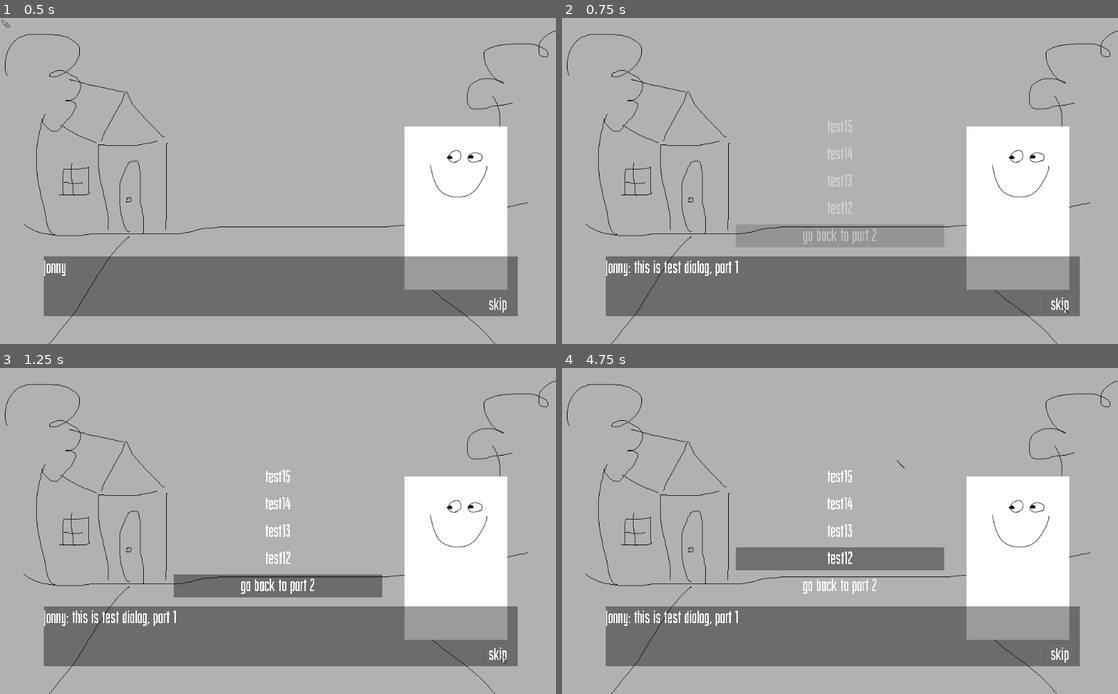
Above: before the commit, frames 1-4 (two rows, left to right).
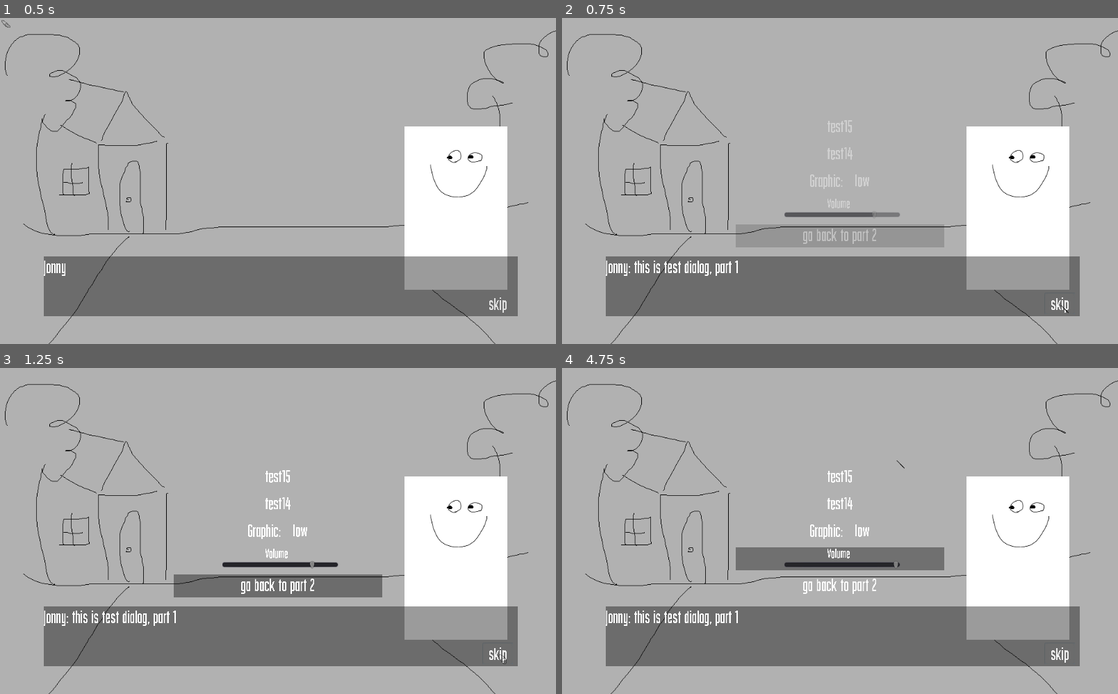
Above: after the commit, the same moments.

Repository: Galomortal47/VIsual-Novel
Game: Godot game, scene res://Dialog_System.tscn
Two runs of this game, one before a commit and one after it. Both use one fixed random seed, a clock stepped at 60 frames per second and the inputs below. The project has no main scene, so this scene is started directly.
Inputs (mouse positions are in pixels of both pictures, inside the frame that each line leads up to):
- Up to frame 1 (0.5 s): no input
- Up to frame 2 (0.75 s): click "skip" at 0.5 s
- Up to frame 3 (1.25 s): no input
- Up to frame 4 (4.75 s): click (840, 586) at 1.27 s; click "skip" at 2 s; tap Enter (ui_accept) at 2.75, 3.02, 3.5, 3.77, 4.25 s; move the mouse to (962, 514) at 2.77 s; hold Right (ui_right) 2.78-3.53 s; move the mouse to (728, 547) at 3.52 s; hold Down (ui_down) 3.53-4.28 s; move the mouse to (895, 459) at 4.27 s; hold Right (ui_right) from 4.28 s (still down)

Frame 1 is identical in both runs. In frame 2, 0.6% of the frame differs, in the area x 40-61%, y 47-62%; in frame 3, 0.6%; in frame 4, 0.6%.

Commit message:
Added graphic and sound opts

Diff:
--- a/Dialog_System.tscn
+++ b/Dialog_System.tscn
@@ -60,8 +60,8 @@
 		'voce_pitch' : 0.7,
 		'options': [
 		{'text':'go back to part 2','command':{'type': 'next', 'args': 'part2',},'type' : 'Opt1'},
-		{'text':'test12','command':{'type': 'null', 'args': 'null',},'type' : 'Opt1'},
-		{'text':'test13','command':{'type': 'null', 'args': 'null',},'type' : 'Opt1'},
+		{'text':'Volume','command':{'type': 'null', 'args': 'null',},'type' : 'Sound/OptSound'},
+		{'text':'Graphic:','command':{'type': 'null', 'args': 'null',},'type' : 'Graphic/OptGraphic'},
 		{'text':'test14','command':{'type': 'null', 'args': 'null',},'type' : 'Opt1'},
 		{'text':'test15','command':{'type': 'null', 'args': 'null',},'type' : 'Opt1'}
 		]
--- /dev/null
+++ b/Graphic/OptGraphic.tscn
@@ -0,0 +1,117 @@
+[gd_scene load_steps=7 format=2]
+
+[ext_resource path="res://Dialog_System.tres" type="DynamicFont" id=1]
+[ext_resource path="res://optbutton.gd" type="Script" id=2]
+[ext_resource path="res://Graphic/graphics.gd" type="Script" id=3]
+[ext_resource path="res://vida.png" type="Texture" id=4]
+
+[sub_resource type="Animation" id=1]
+resource_name = "Close"
+length = 99.0
+tracks/0/type = "value"
+tracks/0/path = NodePath("vida2:position")
+tracks/0/interp = 1
+tracks/0/loop_wrap = true
+tracks/0/imported = false
+tracks/0/enabled = true
+tracks/0/keys = {
+"times": PoolRealArray( 0, 0.2 ),
+"transitions": PoolRealArray( 1, 1 ),
+"update": 0,
+"values": [ Vector2( 0, 0 ), Vector2( -192, 0 ) ]
+}
+tracks/1/type = "value"
+tracks/1/path = NodePath("vida2:modulate")
+tracks/1/interp = 1
+tracks/1/loop_wrap = true
+tracks/1/imported = false
+tracks/1/enabled = true
+tracks/1/keys = {
+"times": PoolRealArray( 0, 0.2 ),
+"transitions": PoolRealArray( 1, 1 ),
+"update": 0,
+"values": [ Color( 0, 0, 0, 0 ), Color( 0, 0, 0, 0.392157 ) ]
+}
+
+[sub_resource type="Animation" id=2]
+resource_name = "Open"
+length = 99.0
+tracks/0/type = "value"
+tracks/0/path = NodePath("vida2:modulate")
+tracks/0/interp = 1
+tracks/0/loop_wrap = true
+tracks/0/imported = false
+tracks/0/enabled = true
+tracks/0/keys = {
+"times": PoolRealArray( 0, 0.2 ),
+"transitions": PoolRealArray( 1, 1 ),
+"update": 0,
+"values": [ Color( 0, 0, 0, 0.392157 ), Color( 0, 0, 0, 0 ) ]
+}
+tracks/1/type = "value"
+tracks/1/path = NodePath("vida2:position")
+tracks/1/interp = 1
+tracks/1/loop_wrap = true
+tracks/1/imported = false
+tracks/1/enabled = true
+tracks/1/keys = {
+"times": PoolRealArray( 0, 0.2 ),
+"transitions": PoolRealArray( 1, 1 ),
+"update": 0,
+"values": [ Vector2( -192, 0 ), Vector2( 0, 0 ) ]
+}
+
+[node name="Opt1" type="Label"]
+margin_right = 1035.0
+margin_bottom = 117.0
+focus_mode = 2
+custom_fonts/font = ExtResource( 1 )
+align = 1
+valign = 1
+script = ExtResource( 2 )
+
+[node name="Button" type="Button" parent="."]
+margin_left = -217.202
+margin_top = 0.333
+margin_right = 918.798
+margin_bottom = 119.333
+rect_scale = Vector2( 0.333, 0.333 )
+focus_mode = 0
+enabled_focus_mode = 0
+flat = true
+script = ExtResource( 3 )
+
+[node name="graphics2" type="Label" parent="Button"]
+margin_left = 735.385
+margin_top = -0.977432
+margin_right = 775.385
+margin_bottom = 110.023
+custom_fonts/font = ExtResource( 1 )
+text = "high"
+align = 1
+
+[node name="AnimationPlayer" type="AnimationPlayer" parent="."]
+anims/Close = SubResource( 1 )
+anims/Open = SubResource( 2 )
+
+[node name="text" type="Label" parent="."]
+margin_left = -217.202
+margin_right = 934.798
+margin_bottom = 117.0
+rect_scale = Vector2( 0.333, 0.333 )
+focus_mode = 2
+custom_fonts/font = ExtResource( 1 )
+text = "This is opt 1"
+align = 1
+
+[node name="vida2" type="Sprite" parent="."]
+modulate = Color( 0, 0, 0, 0.392157 )
+show_behind_parent = true
+position = Vector2( -192, 0 )
+scale = Vector2( 6, 0.666 )
+texture = ExtResource( 4 )
+centered = false
+
+[connection signal="button_down" from="Button" to="." method="_on_Button_button_down"]
+[connection signal="button_down" from="Button" to="Button" method="_on_Button_button_down"]
+[connection signal="mouse_entered" from="Button" to="." method="_on_Button_mouse_entered"]
--- /dev/null
+++ b/Graphic/graphics.gd
@@ -0,0 +1,41 @@
+extends Button
+
+var graphics = "low"
+const SAVE_PATH = "res://settings.cfg"
+
+func _ready():
+	load_settings()
+	graphics()
+
+func graphics():
+	if graphics == "high":
+		get_node("graphics2").set_text("low")
+		save()
+	elif graphics == "low":
+		get_node("graphics2").set_text("high")
+		save()
+
+func save():
+	var configFile = ConfigFile.new()
+	configFile.set_value("graphics:", "quality" , graphics )
+	configFile.save(SAVE_PATH)
+	pass
+
+func load_settings():
+	var configFile = ConfigFile.new()
+	var error = configFile.load(SAVE_PATH)
+	if error != OK:
+		print(error)
+		return []
+	var configLoad = ConfigFile.new()
+	configLoad.load(SAVE_PATH)
+	graphics =configLoad.get_value("graphics:", "quality" , graphics )
+	pass
+
+func _on_Button_button_down():
+	if graphics == "high":
+		graphics = "low"
+	elif graphics == "low":
+		graphics = "high"
+	graphics()
+	pass # Replace with function body.
--- /dev/null
+++ b/Sound/OptSound.tscn
@@ -0,0 +1,112 @@
+[gd_scene load_steps=7 format=2]
+
+[ext_resource path="res://Dialog_System.tres" type="DynamicFont" id=1]
+[ext_resource path="res://optbutton.gd" type="Script" id=2]
+[ext_resource path="res://vida.png" type="Texture" id=3]
+[ext_resource path="res://Sound/Volume.tscn" type="PackedScene" id=4]
+
+[sub_resource type="Animation" id=1]
+resource_name = "Close"
+length = 99.0
+tracks/0/type = "value"
+tracks/0/path = NodePath("vida2:position")
+tracks/0/interp = 1
+tracks/0/loop_wrap = true
+tracks/0/imported = false
+tracks/0/enabled = true
+tracks/0/keys = {
+"times": PoolRealArray( 0, 0.2 ),
+"transitions": PoolRealArray( 1, 1 ),
+"update": 0,
+"values": [ Vector2( 0, 0 ), Vector2( -192, 0 ) ]
+}
+tracks/1/type = "value"
+tracks/1/path = NodePath("vida2:modulate")
+tracks/1/interp = 1
+tracks/1/loop_wrap = true
+tracks/1/imported = false
+tracks/1/enabled = true
+tracks/1/keys = {
+"times": PoolRealArray( 0, 0.2 ),
+"transitions": PoolRealArray( 1, 1 ),
+"update": 0,
+"values": [ Color( 0, 0, 0, 0 ), Color( 0, 0, 0, 0.392157 ) ]
+}
+
+[sub_resource type="Animation" id=2]
+resource_name = "Open"
+length = 99.0
+tracks/0/type = "value"
+tracks/0/path = NodePath("vida2:modulate")
+tracks/0/interp = 1
+tracks/0/loop_wrap = true
+tracks/0/imported = false
+tracks/0/enabled = true
+tracks/0/keys = {
+"times": PoolRealArray( 0, 0.2 ),
+"transitions": PoolRealArray( 1, 1 ),
+"update": 0,
+"values": [ Color( 0, 0, 0, 0.392157 ), Color( 0, 0, 0, 0 ) ]
+}
+tracks/1/type = "value"
+tracks/1/path = NodePath("vida2:position")
+tracks/1/interp = 1
+tracks/1/loop_wrap = true
+tracks/1/imported = false
+tracks/1/enabled = true
+tracks/1/keys = {
+"times": PoolRealArray( 0, 0.2 ),
+"transitions": PoolRealArray( 1, 1 ),
+"update": 0,
+"values": [ Vector2( -192, 0 ), Vector2( 0, 0 ) ]
+}
+
+[node name="Opt1" type="Label"]
+margin_right = 1035.0
+margin_bottom = 117.0
+focus_mode = 2
+custom_fonts/font = ExtResource( 1 )
+align = 1
+valign = 1
+script = ExtResource( 2 )
+
+[node name="Button" type="Button" parent="."]
+margin_left = -192.0
+margin_top = 0.333
+margin_right = 944.0
+margin_bottom = 119.333
+rect_scale = Vector2( 0.333, 0.333 )
+focus_mode = 0
+enabled_focus_mode = 0
+flat = true
+
+[node name="AnimationPlayer" type="AnimationPlayer" parent="."]
+anims/Close = SubResource( 1 )
+anims/Open = SubResource( 2 )
+
+[node name="vida2" type="Sprite" parent="."]
+modulate = Color( 0, 0, 0, 0.392157 )
+show_behind_parent = true
+position = Vector2( -192, 0 )
+scale = Vector2( 6, 0.666 )
+z_index = -4
+texture = ExtResource( 3 )
+centered = false
+
+[node name="Volume" parent="." instance=ExtResource( 4 )]
+margin_left = -103.261
+margin_top = 19.5286
+margin_right = 110.739
+margin_bottom = 44.5286
+
+[node name="text" type="Label" parent="."]
+margin_left = -23.8896
+margin_top = -2.84401
+margin_right = 148.11
+margin_bottom = 108.156
+rect_scale = Vector2( 0.25, 0.25 )
+custom_fonts/font = ExtResource( 1 )
+text = "Volume"
+
+[connection signal="button_down" from="Button" to="." method="_on_Button_button_down"]
+[connection signal="mouse_entered" from="Button" to="." method="_on_Button_mouse_entered"]
--- /dev/null
+++ b/Sound/Volume.gd
@@ -0,0 +1,23 @@
+extends HSlider
+
+var volume
+var volume_mute = false
+var volume_reduct = 90
+var volume_divider = 0.6
+
+func _input(event):
+	if get_parent().check_id():
+		if Input.is_action_pressed("ui_right"):
+			var x = self.get_value()
+			self.set_value(x+10)
+		elif Input.is_action_pressed("ui_left"):
+			var x = self.get_value()
+			self.set_value(x-10)
+
+func _on_Volume_value_changed(value):
+	if volume_mute == false:
+		volume = self.get_value()
+		volume -= volume_reduct
+		volume = volume * volume_divider
+		AudioServer.set_bus_volume_db(0 , volume)
+	pass # Replace with function body.
--- /dev/null
+++ b/Sound/Volume.tscn
@@ -0,0 +1,15 @@
+[gd_scene load_steps=2 format=2]
+
+[ext_resource path="res://Sound/Volume.gd" type="Script" id=1]
+
+[node name="Volume" type="HSlider"]
+pause_mode = 2
+margin_left = 389.0
+margin_top = 307.0
+margin_right = 603.0
+margin_bottom = 332.0
+value = 80.0
+ticks_on_borders = true
+script = ExtResource( 1 )
+
+[connection signal="value_changed" from="." to="." method="_on_Volume_value_changed"]
--- a/optbutton.gd
+++ b/optbutton.gd
@@ -14,3 +14,7 @@
 		get_parent().get_parent().get_node('bt_sfx1').play()
 	get_parent().get_parent().select = id
 	pass # Replace with function body.
+
+func check_id():
+	if get_parent().get_parent().select == id:
+		return true
--- /dev/null
+++ b/settings.cfg
@@ -0,0 +1,3 @@
+[graphics:]
+
+quality="high"
